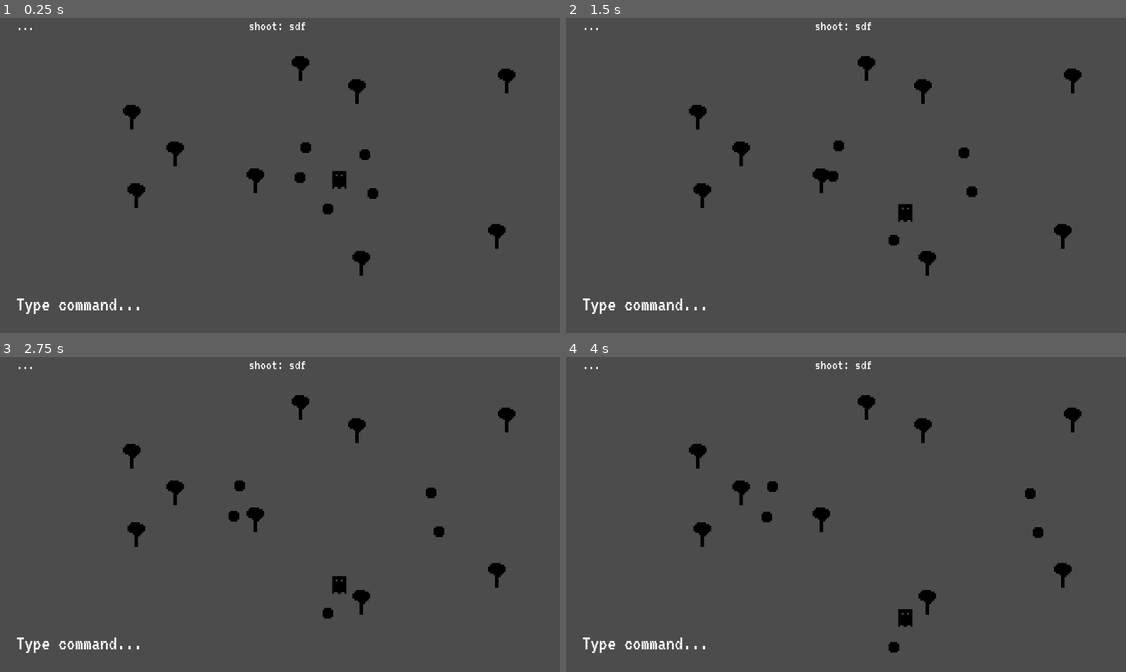
Above: before the commit, frames 1-4 (two rows, left to right).
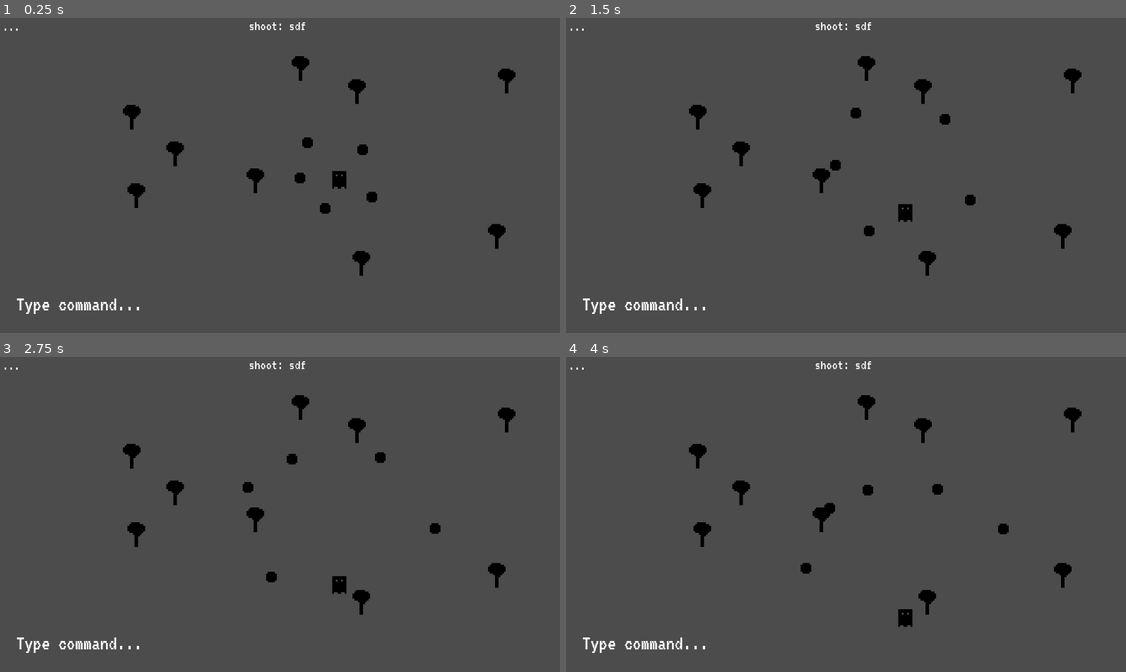
Above: after the commit, the same moments.

Repository: Anudin/LD41
Game: Godot game, scene res://Main.tscn
Two runs of this game, one before a commit and one after it. Both use one fixed random seed, a clock stepped at 60 frames per second and the inputs below.
Inputs:
- Up to frame 1 (0.25 s): no input
- Up to frame 2 (1.5 s): tap Enter at 0.5, 0.6 s; tap Space at 0.77 s; tap Backspace at 1.35 s
- Up to frame 3 (2.75 s): tap Space at 1.52 s; tap Delete at 2.1 s
- Up to frame 4 (4 s): tap Enter at 2.85 s; tap Space at 3.02, 3.77 s; tap Backspace at 3.6 s

The runs differ from the first frame. In frame 1, 0.2% of the frame differs, in the area x 0-68%, y 3-63%; in frame 2, 0.6%; in frame 3, 0.5%; in frame 4, 0.6%, in the area x 0-86%, y 3-94%.

Commit message:
Basic AI behaviour, ability to delete queue

Diff:
--- a/AI/AI.gd
+++ b/AI/AI.gd
@@ -19,15 +19,21 @@
 
 func _process(delta):
 	var angle_to_player = rad2deg(get_angle_to(Player.position))
+	var attraction_modifier = -1
 
-	if angle_to_player >= -45 and angle_to_player <= 45:
-		position.x -= speed * delta
-	elif angle_to_player >= 135 or angle_to_player <= -135:
-		position.x += speed * delta
-	elif angle_to_player >= 45 and angle_to_player <= 135:
-		position.y -= speed * delta
-	elif angle_to_player <= -45 and angle_to_player >= -135:
-		position.y += speed * delta
+	if position.distance_to(Player.position) > 300:
+		attraction_modifier = 1
+
+	position += (Player.position - position).normalized() * speed * delta * attraction_modifier
+
+#	if angle_to_player >= -45 and angle_to_player <= 45:
+#		position.x -= speed * delta * attraction_modifier
+#	if angle_to_player >= 135 or angle_to_player <= -135:
+#		position.x += speed * delta * attraction_modifier
+#	if angle_to_player >= 45 and angle_to_player <= 135:
+#		position.y -= speed * delta * attraction_modifier
+#	if angle_to_player <= -45 and angle_to_player >= -135:
+#		position.y += speed * delta * attraction_modifier
 
 func _on_screen_collision():
 	pass
--- a/Main.gd
+++ b/Main.gd
@@ -6,6 +6,8 @@
 
 # TODO: Delay between queue emissions
 # TODO: Difference between space / enter
+
+# TODO: Fill queue from start / finish / clear it
 
 const COMMANDS = ["up", "down", "left", "right", "stop"]
 const TEMP_COMMANDS = {"sdf": "shoot"}
--- a/Main.tscn
+++ b/Main.tscn
@@ -25,7 +25,6 @@
 
 [node name="UI" type="Control" parent="." index="0"]
 
-editor/display_folded = true
 anchor_left = 0.0
 anchor_top = 0.0
 anchor_right = 0.0
@@ -45,10 +44,10 @@
 anchor_top = 0.0
 anchor_right = 0.0
 anchor_bottom = 0.0
-margin_left = 49.0
-margin_top = 8.0
-margin_right = 201.0
-margin_bottom = 57.0
+margin_left = 17.0
+margin_top = 9.0
+margin_right = 169.0
+margin_bottom = 58.0
 rect_pivot_offset = Vector2( 0, 0 )
 rect_clip_content = false
 mouse_filter = 2
--- a/Player/Bullet.tscn
+++ b/Player/Bullet.tscn
@@ -17,7 +17,6 @@
 
 [node name="Area2D" type="Area2D" parent="." index="0"]
 
-editor/display_folded = true
 input_pickable = true
 gravity_vec = Vector2( 0, 1 )
 gravity = 98.0
--- a/TextInput/TextInput.gd
+++ b/TextInput/TextInput.gd
@@ -52,6 +52,10 @@
 					submit_queue()
 			elif DELETE.has(event.scancode):
 				$TextDisplay.text = DEFAULT_TEXT
+			elif event.scancode == KEY_ESCAPE:
+				queue.clear()
+				$TextDisplay.text = DEFAULT_TEXT
+				emit_signal("queue_updated", queue)
 
 func submit_queue():
 	for command in queue:
